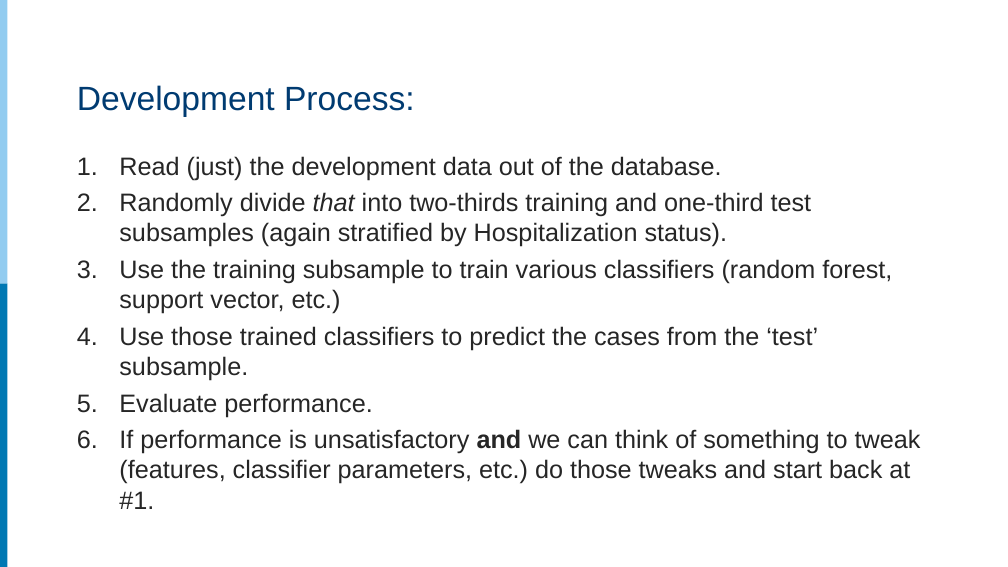
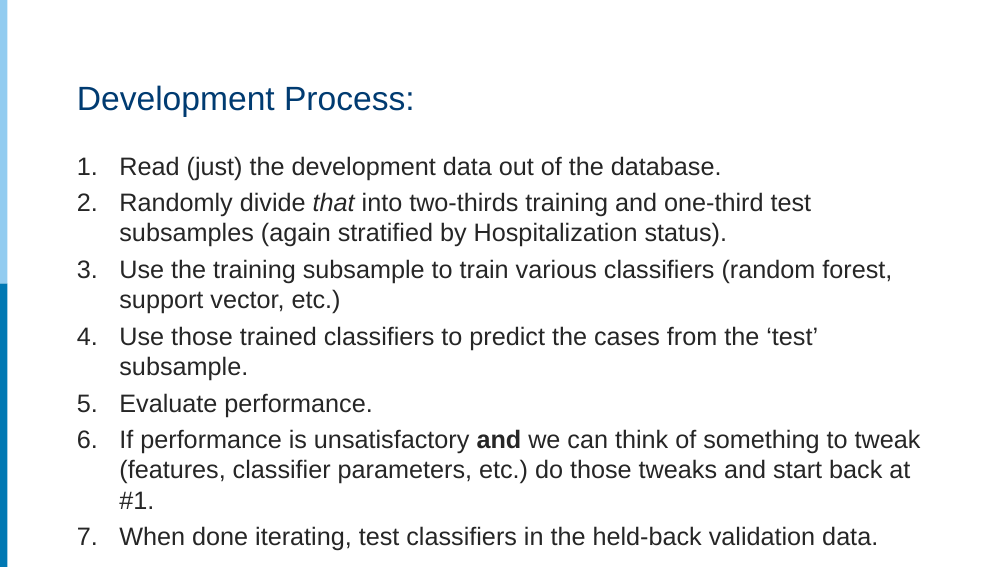
Before and after one commit to rpardee/hcsrn_2019, a slide deck: slide 10 of analytics_for_hmos.pptx (slide 8 before the commit). Drawn at 1008x567 pixels with LibreOffice and Linux fonts; fonts in the diff are those of the drawing. Boxes give left, top, right and bottom in pixels: in the first picture for what was removed or moved away, otherwise in the second. Text is boxed around its words. In the diff, an @@ line names an element or a change of style, - is before the commit and + after.

```diff
--- a/analytics_for_hmos.pptx
+++ b/analytics_for_hmos.pptx
@@ text at <box>119,526,878,551</box>: paragraph added @@
+7. When done iterating, test classifiers in the held-back validation data.
```
Also in this commit, not shown: 5 other slides changed, 2 slides added, 1 other file.
